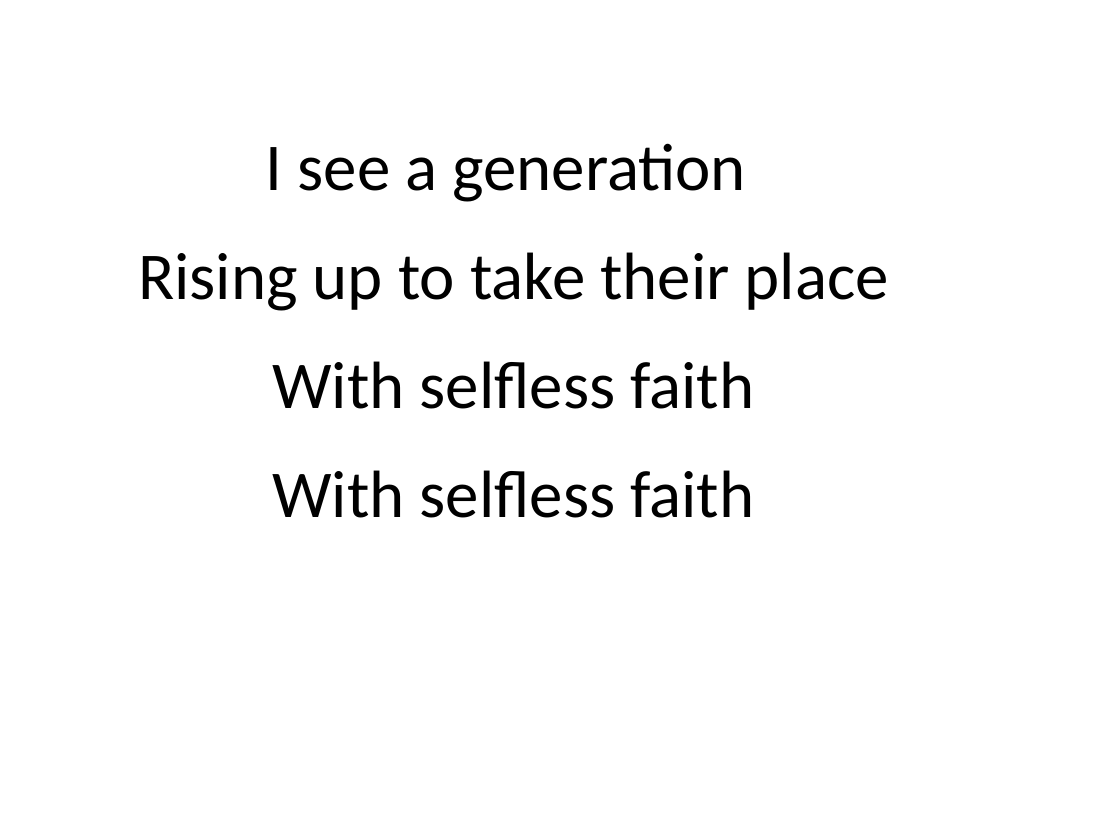
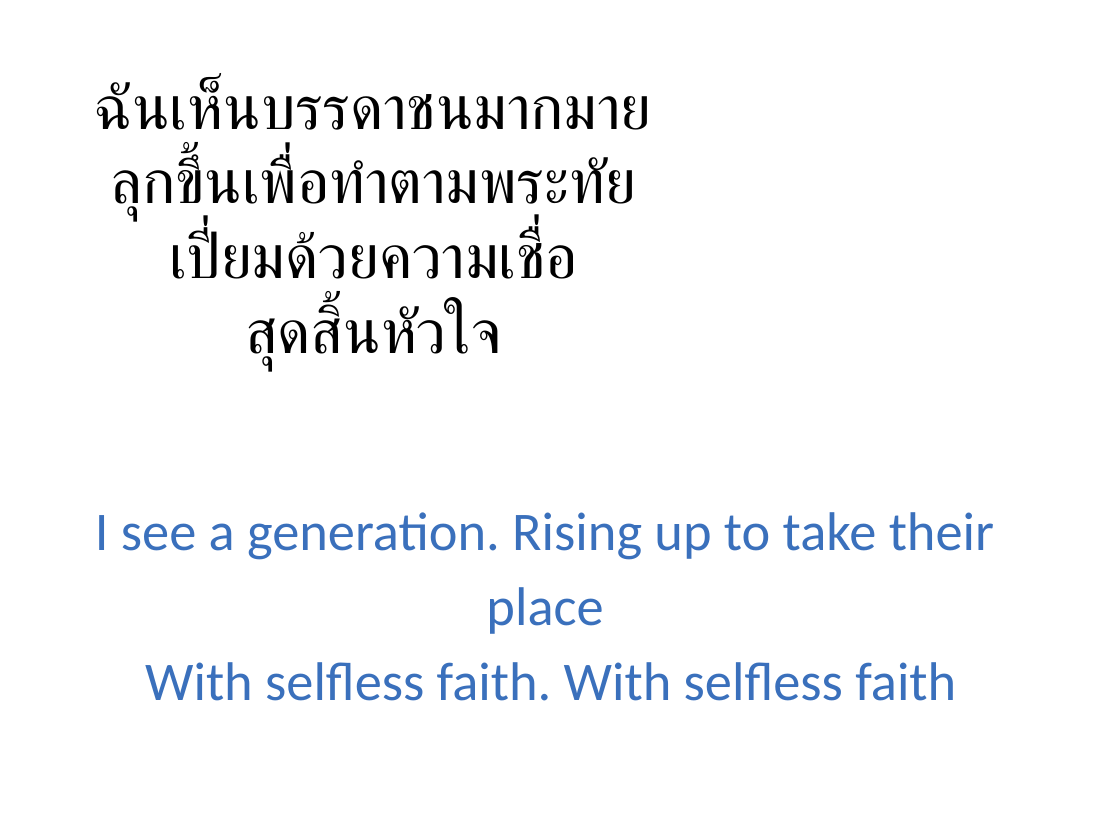
Before and after one commit to mightmay/songpptcreator, a slide deck: slide 5 of finishedppt/WorshipSongs.pptx (slide 36 before the commit). Drawn at 1120x840 pixels with LibreOffice and Linux fonts; fonts in the diff are those of the drawing. Boxes give left, top, right and bottom in pixels: in the first picture for what was removed or moved away, otherwise in the second. Text is boxed around its words. In the diff, an @@ line names an element or a change of style, - is before the commit and + after.

```diff
--- a/finishedppt/WorshipSongs.pptx
+++ b/finishedppt/WorshipSongs.pptx
@@ text added at box(95, 80, 651, 370), 40 pt, text #000000 @@
+ฉันเห็นบรรดาชนมากมาย
+ลุกขึ้นเพื่อทำตามพระทัย
+เปี่ยมด้วยความเชื่อ
+สุดสิ้นหัวใจ
@@ text at box(95, 512, 994, 701): text changed; size 43 to 35 pt; text colour #000000 to #3A70BC @@
-I see a generation
-Rising up to take their place
-With selfless faith
-With selfless faith
+I see a generation. Rising up to take their place
+With selfless faith. With selfless faith
```
Also in this commit, not shown: 6 other slides changed, 1 slide added, 52 slides removed, 4 other files.
